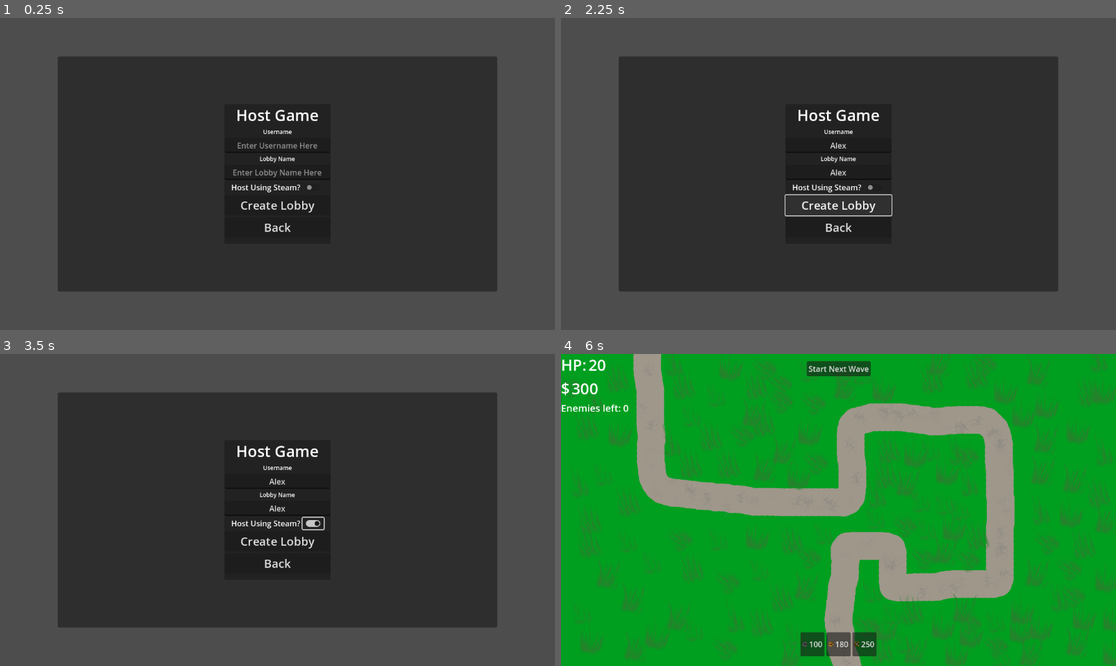
Above: before the commit, frames 1-4 (two rows, left to right).
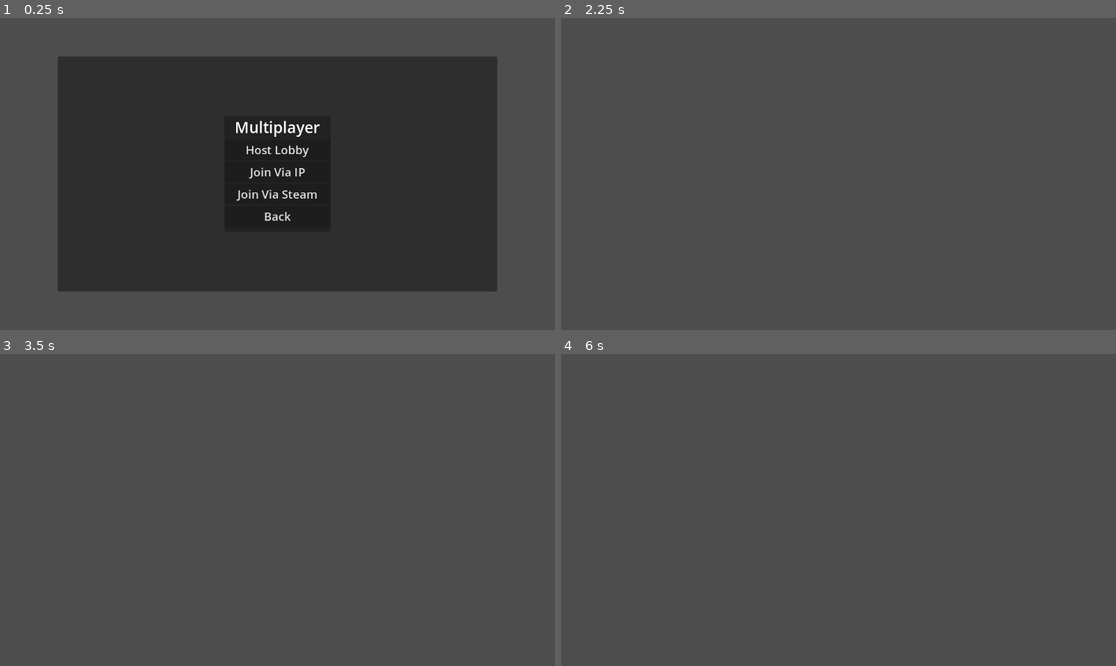
Above: after the commit, the same moments.

Repository: seriouschiz/towerdefense
Game: Godot game, scene res://Scenes/game.tscn
Same seed, same stepped clock (60 frames per second), same inputs: the game is played once before the commit and once after it.
Inputs (mouse positions are in pixels of both pictures, inside the frame that each line leads up to):
- Up to frame 1 (0.25 s): no input
- Up to frame 2 (2.25 s): click (838, 149) at 0.5 s, where only the run after the commit has a clickable "Host Lobby"; click (838, 145) at 1.27 s; type "Alex" at 1.35 s; click (838, 170) at 1.5 s; type "Alex" at 1.58 s; click "Create Lobby" at 2 s
- Up to frame 3 (3.5 s): click (310, 522) at 2.77 s
- Up to frame 4 (6 s): click (838, 563) at 3.5 s, where only the run before the commit has a clickable "Back"; click (838, 553) at 4.25 s, where only the run before the commit has a clickable "Back"; click (838, 485) at 5 s, where only the run before the commit has a clickable "Play Single Player"; click (699, 428) at 5.75 s, where only the run before the commit has a clickable "Level 1"

The runs differ from the first frame. In frame 1, 1.7% of the frame differs, in the area x 41-58%, y 29-69%; in frame 2, 59%; in frame 3, 59%; in frame 4, 100%, in the area x 0-100%, y 0-100%.

Commit message:
Added basic multiplayer host and join

Diff:
--- a/Scenes/GameManager.gd
+++ b/Scenes/GameManager.gd
@@ -4,3 +4,7 @@
 	var lvl_to_load = lvl.instantiate()
 	$MainMenu.queue_free()
 	self.add_child(lvl_to_load)
+
+func _on_main_menu_show_multiplayer_lobby() -> void:
+	$MainMenu.hide()
+	$MultiplayerLobby.show()
--- a/Scenes/Levels/level.gd
+++ b/Scenes/Levels/level.gd
@@ -16,6 +16,10 @@
 	ui.connect("start_wave",start_wave)
 	enemies.connect("spawn_enemy",create_enemy)
 	enemies.connect("wave_complete",wave_complete)
+
+	if (get_tree().get_nodes_in_group("Players").size() < 1):
+		var player = preload("res://Scenes/player.tscn").instantiate()
+		add_child(player)
 
 func get_towers():
 	for tower in get_tree().get_nodes_in_group("Towers"):
--- a/Scenes/Levels/level_01.tscn
+++ b/Scenes/Levels/level_01.tscn
@@ -1,9 +1,8 @@
-[gd_scene load_steps=6 format=3 uid="uid://bk2b7etxaq4sx"]
+[gd_scene load_steps=5 format=3 uid="uid://bk2b7etxaq4sx"]
 
 [ext_resource type="PackedScene" uid="uid://bga6bepffh26e" path="res://Scenes/Levels/level_template.tscn" id="1_gggha"]
 [ext_resource type="Script" uid="uid://c7ltrvn2b7akh" path="res://Scenes/Levels/level_01.gd" id="2_pyd58"]
 [ext_resource type="Texture2D" uid="uid://c7nmmurrjfhec" path="res://Resources/Images/Backgrounds/Level01.png" id="2_yha0q"]
-[ext_resource type="PackedScene" uid="uid://dk8c781sakb16" path="res://Scenes/player.tscn" id="4_er6co"]
 
 [sub_resource type="Curve2D" id="Curve2D_prv8r"]
 _data = {
@@ -22,7 +21,3 @@
 
 [node name="Enemies" parent="." index="6"]
 curve = SubResource("Curve2D_prv8r")
-
-[node name="Player" parent="." index="7" instance=ExtResource("4_er6co")]
-
-[node name="Camera2D" type="Camera2D" parent="." index="8"]
--- a/Scenes/UI/main_menu.gd
+++ b/Scenes/UI/main_menu.gd
@@ -5,10 +5,10 @@
 const LEVEL_BTN = preload("res://Scenes/UI/Buttons/level_btn.tscn")
 
 var use_steam:bool = false
+var server_ip:String
 
 signal load_level(lvl:PackedScene)
-signal host_game(steam:bool)
-signal join_game
+signal show_multiplayer_lobby
 
 func _ready() -> void:
 	for level in Game.levels:
@@ -59,7 +59,27 @@
 	use_steam = toggled_on
 	print("Use Steam set to %s" % str(toggled_on))
 
-
 func _on_host_back_btn_pressed() -> void:
 	%HostPnl.hide()
 	%MultiplayerPnl.show()
+
+func _on_host_btn_pressed() -> void:
+	%MultiplayerPnl.hide()
+	%HostPnl.show()
+
+func _on_create_lobby_btn_pressed() -> void:
+	if not use_steam:
+		print("Becoming host...")
+		MultiplayerManager.become_host()
+		show_multiplayer_lobby.emit()
+	else:
+		print("Becoming host using Steam...")
+		print("NOTE: Steam is not set up")
+
+func _on_connect_btn_pressed() -> void:
+	print("Connecting as client...")
+	MultiplayerManager.join_as_client(server_ip)
+	show_multiplayer_lobby.emit()
+
+func _on_ip_text_changed(new_text: String) -> void:
+	server_ip = new_text
--- a/Scenes/UI/main_menu.tscn
+++ b/Scenes/UI/main_menu.tscn
@@ -71,7 +71,6 @@
 
 [node name="MultiplayerPnl" type="Panel" parent="BackgroundPnl"]
 unique_name_in_owner = true
-visible = false
 layout_mode = 1
 anchors_preset = 8
 anchor_left = 0.5
@@ -223,6 +222,7 @@
 
 [node name="HostPnl" type="Panel" parent="BackgroundPnl"]
 unique_name_in_owner = true
+visible = false
 layout_mode = 1
 anchors_preset = 8
 anchor_left = 0.5
@@ -286,7 +286,7 @@
 [node name="SteamCheck" type="CheckButton" parent="BackgroundPnl/HostPnl/HBoxContainer/HBoxContainer"]
 layout_mode = 2
 
-[node name="ConnectBtn" type="Button" parent="BackgroundPnl/HostPnl/HBoxContainer"]
+[node name="CreateLobbyBtn" type="Button" parent="BackgroundPnl/HostPnl/HBoxContainer"]
 layout_mode = 2
 theme_override_font_sizes/font_size = 24
 text = "Create Lobby"
@@ -364,9 +364,13 @@
 [connection signal="pressed" from="BackgroundPnl/MenuPnl/HBoxContainer/MultiplayerBtn" to="." method="_on_multiplayer_btn_pressed"]
 [connection signal="pressed" from="BackgroundPnl/MenuPnl/HBoxContainer/OptionsBtn" to="." method="_on_options_btn_pressed"]
 [connection signal="pressed" from="BackgroundPnl/MenuPnl/HBoxContainer/ExitBtn" to="." method="_on_exit_btn_pressed"]
+[connection signal="pressed" from="BackgroundPnl/MultiplayerPnl/HBoxContainer/HostBtn" to="." method="_on_host_btn_pressed"]
 [connection signal="pressed" from="BackgroundPnl/MultiplayerPnl/HBoxContainer/EnetBtn" to="." method="_on_enet_btn_pressed"]
 [connection signal="pressed" from="BackgroundPnl/MultiplayerPnl/HBoxContainer/BackBtn" to="." method="_on_back_btn_pressed"]
 [connection signal="pressed" from="BackgroundPnl/LevelSelectPnl/BackBtn" to="." method="_on_back_btn_pressed"]
+[connection signal="text_changed" from="BackgroundPnl/EnetPnl/HBoxContainer/IPText" to="." method="_on_ip_text_changed"]
+[connection signal="pressed" from="BackgroundPnl/EnetPnl/HBoxContainer/ConnectBtn" to="." method="_on_connect_btn_pressed"]
 [connection signal="pressed" from="BackgroundPnl/EnetPnl/HBoxContainer/IPBackBtn" to="." method="_on_ip_back_btn_pressed"]
 [connection signal="toggled" from="BackgroundPnl/HostPnl/HBoxContainer/HBoxContainer/SteamCheck" to="." method="_on_steam_check_toggled"]
+[connection signal="pressed" from="BackgroundPnl/HostPnl/HBoxContainer/CreateLobbyBtn" to="." method="_on_create_lobby_btn_pressed"]
 [connection signal="pressed" from="BackgroundPnl/HostPnl/HBoxContainer/HostBackBtn" to="." method="_on_host_back_btn_pressed"]
--- /dev/null
+++ b/Scenes/UI/multiplayer_lobby.tscn
@@ -0,0 +1,5 @@
+[gd_scene format=3 uid="uid://dnfju6ugn3ag7"]
+
+[node name="MultiplayerLobby" type="MarginContainer"]
+offset_right = 40.0
+offset_bottom = 40.0
--- a/Scenes/UI/tower_button.gd
+++ /dev/null
@@ -1,8 +0,0 @@
-extends Button
-
-var scene: PackedScene
-
-signal twr_btn(scene:PackedScene)
-
-func _pressed() -> void:
-	twr_btn.emit(scene)
--- a/Scenes/UI/tower_button.tscn
+++ /dev/null
@@ -1,10 +0,0 @@
-[gd_scene load_steps=2 format=3 uid="uid://blp2m5m0g003r"]
-
-[ext_resource type="Script" uid="uid://c41mlgyuhb0wm" path="res://Scenes/UI/tower_button.gd" id="1_2yhyb"]
-
-[node name="TowerButton" type="Button"]
-custom_minimum_size = Vector2(50, 50)
-offset_right = 8.0
-offset_bottom = 8.0
-expand_icon = true
-script = ExtResource("1_2yhyb")
--- a/Scenes/game.tscn
+++ b/Scenes/game.tscn
@@ -1,7 +1,8 @@
-[gd_scene load_steps=4 format=3 uid="uid://co7bgiy1bck71"]
+[gd_scene load_steps=5 format=3 uid="uid://co7bgiy1bck71"]
 
 [ext_resource type="Script" uid="uid://c8dhhu48kj1y8" path="res://Scenes/GameManager.gd" id="1_0c6fu"]
 [ext_resource type="PackedScene" uid="uid://dsxqrm3k8hcik" path="res://Scenes/UI/main_menu.tscn" id="2_qxrlw"]
+[ext_resource type="PackedScene" uid="uid://dnfju6ugn3ag7" path="res://Scenes/UI/multiplayer_lobby.tscn" id="3_wrm1d"]
 
 [sub_resource type="RectangleShape2D" id="RectangleShape2D_wke3x"]
 size = Vector2(1e+06, 1e+06)
@@ -19,4 +20,14 @@
 
 [node name="MainMenu" parent="." instance=ExtResource("2_qxrlw")]
 
+[node name="MultiplayerLobby" parent="." instance=ExtResource("3_wrm1d")]
+visible = false
+
+[node name="MultiplayerSpawner" type="MultiplayerSpawner" parent="."]
+_spawnable_scenes = PackedStringArray("uid://dk8c781sakb16")
+spawn_path = NodePath("../Players")
+
+[node name="Players" type="Node2D" parent="."]
+
 [connection signal="load_level" from="MainMenu" to="." method="_on_main_menu_load_level"]
+[connection signal="show_multiplayer_lobby" from="MainMenu" to="." method="_on_main_menu_show_multiplayer_lobby"]
--- a/Scenes/player.gd
+++ b/Scenes/player.gd
@@ -2,6 +2,11 @@
 
 @export var speed: int = 400
 @onready var camera: Camera2D = $Camera2D
+
+var player_name: String
+var player_id := 1:
+	set(id):
+		player_id=id
 
 func get_input():
 	var input_direction = Input.get_vector("MoveLeft","MoveRight","MoveUp","MoveDown")
--- a/Scenes/player.tscn
+++ b/Scenes/player.tscn
@@ -2,7 +2,7 @@
 
 [ext_resource type="Script" uid="uid://cntrsvpqpg52n" path="res://Scenes/player.gd" id="1_uobns"]
 
-[node name="Player" type="CharacterBody2D"]
+[node name="Player" type="CharacterBody2D" groups=["Players"]]
 script = ExtResource("1_uobns")
 
 [node name="Camera2D" type="Camera2D" parent="."]
--- a/Scripts/Multiplayer/MultiplayerManager.gd
+++ /dev/null
@@ -1 +0,0 @@
-extends Node
--- /dev/null
+++ b/Scripts/Multiplayer/multiplayer_manager.gd
@@ -0,0 +1,44 @@
+extends Node
+
+const SERVER_PORT = 8080
+var player_scene = preload("res://Scenes/player.tscn")
+
+var _players_spawn_node
+
+func become_host():
+	print("Starting host!")
+
+	_players_spawn_node = get_tree().get_current_scene().get_node("Players")
+
+	var server_peer = ENetMultiplayerPeer.new()
+	server_peer.create_server(SERVER_PORT)
+
+	multiplayer.multiplayer_peer = server_peer
+
+	multiplayer.peer_connected.connect(_player_connected_to_game)
+	multiplayer.peer_disconnected.connect(_player_disconnected_from_game)
+
+	_player_connected_to_game(1) # Adds the host player to the scene
+
+func join_as_client(ip:String):
+	print("Joining as client.")
+
+	var client_peer = ENetMultiplayerPeer.new()
+	client_peer.create_client(ip,SERVER_PORT)
+
+	multiplayer.multiplayer_peer = client_peer
+
+func _player_connected_to_game(id: int):
+	print("Player %s connected." % id)
+
+	var player_to_add = player_scene.instantiate()
+	player_to_add.player_id = id
+	player_to_add.name = str(id)
+
+	_players_spawn_node.add_child(player_to_add)
+
+func _player_disconnected_from_game(id: int):
+	print("Player %s disconnected." % id)
+	if not _players_spawn_node.has_node(str(id)):
+		return
+	_players_spawn_node.get_node(str(id)).queue_free()
--- a/project.godot
+++ b/project.godot
@@ -20,12 +20,14 @@
 Globals="*res://Scripts/Globals.gd"
 GameManager="*res://Scenes/GameManager.gd"
 Game="*res://Scripts/Game.gd"
+MultiplayerManager="*res://Scripts/Multiplayer/multiplayer_manager.gd"
 
 [global_group]
 
 Towers=""
 Enemies=""
 Projectiles=""
+Players=""
 
 [input]
 
Not shown, changed: Scenes/UI/Buttons/tower_button.gd.uid
Not shown, removed: Scenes/UI/tower_button.gd.uid
Not shown, removed: Scripts/Multiplayer/MultiplayerManager.gd.uid
Not shown, added: Scripts/Multiplayer/multiplayer_manager.gd.uid
